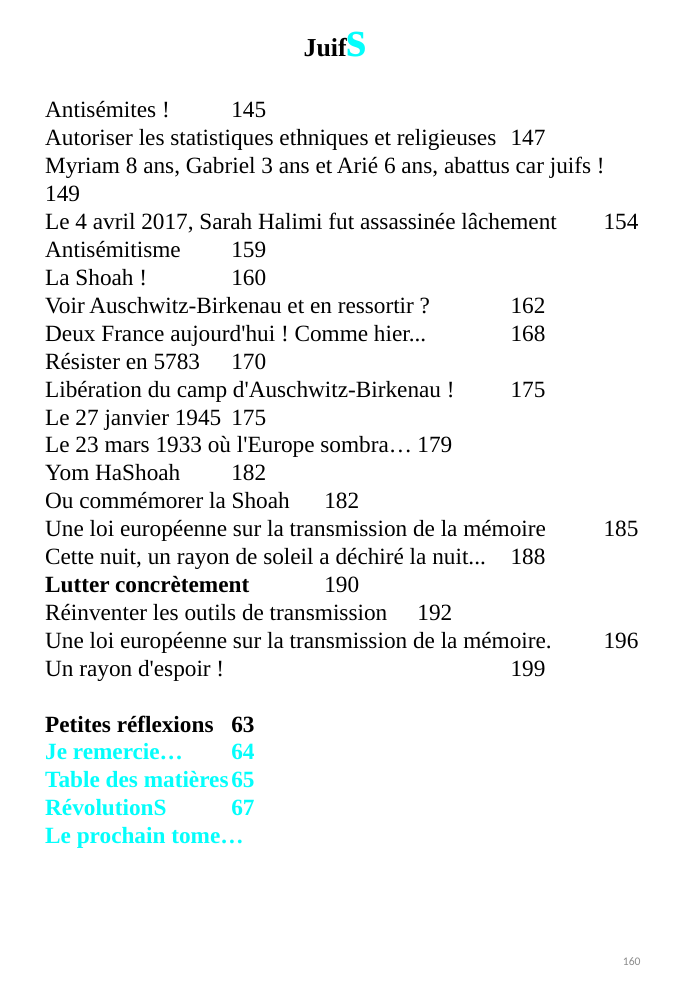
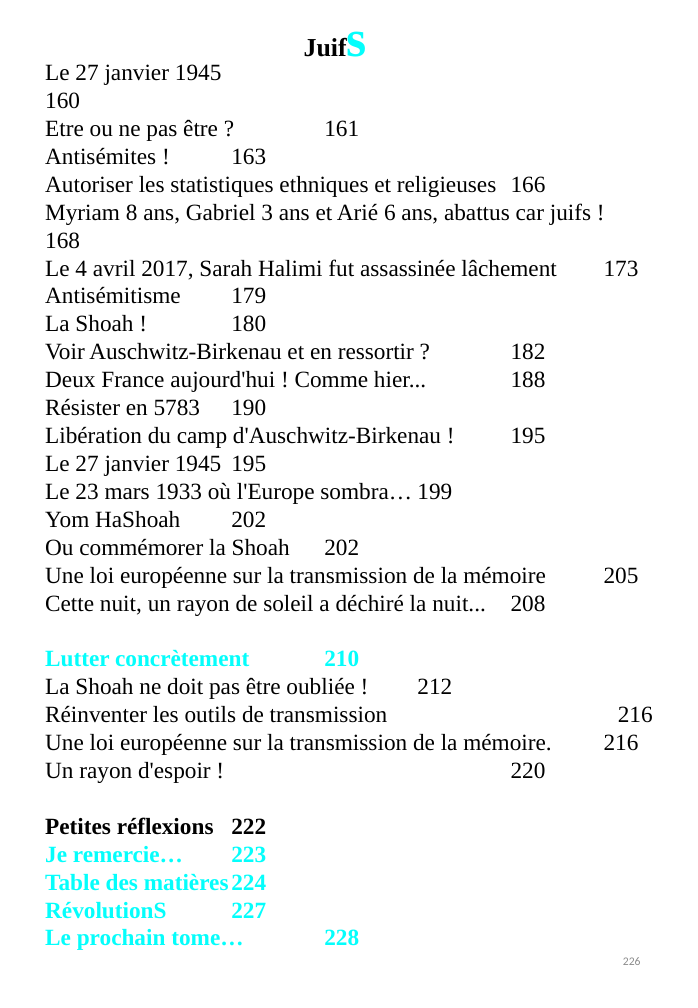
Before and after one commit to BenjaminLOUIS84/e_commerce, a slide deck: slide 226 of e_commerce/public/ppsx/tome2.ppsx (slide 160 before the commit). Drawn at 698x1008 pixels with LibreOffice and Linux fonts; fonts in the diff are those of the drawing. Boxes give left, top, right and bottom in pixels: in the first picture for what was removed or moved away, otherwise in the second. Text is boxed around its words. In the diff, an @@ line names an element or a change of style, - is before the commit and + after.

Commit message:
MAJ

```diff
--- a/e_commerce/public/ppsx/tome2.ppsx
+++ b/e_commerce/public/ppsx/tome2.ppsx
@@ text at box(45, 64, 639, 950): text changed @@
-Antisémites ! 145
-Autoriser les statistiques ethniques et religieuses 147
-Myriam 8 ans, Gabriel 3 ans et Arié 6 ans, abattus car juifs ! 149
-Le 4 avril 2017, Sarah Halimi fut assassinée lâchement 154
-Antisémitisme 159
-La Shoah ! 160
-Voir Auschwitz-Birkenau et en ressortir ? 162
-Deux France aujourd'hui ! Comme hier... 168
-Résister en 5783 170
-Libération du camp d'Auschwitz-Birkenau ! 175
-Le 27 janvier 1945 175
-Le 23 mars 1933 où l'Europe sombra… 179
-Yom HaShoah 182
-Ou commémorer la Shoah 182
-Une loi européenne sur la transmission de la mémoire 185
-Cette nuit, un rayon de soleil a déchiré la nuit... 188
-Lutter concrètement 190
-Réinventer les outils de transmission 192
-Une loi européenne sur la transmission de la mémoire. 196
-Un rayon d'espoir ! 199
-Petites réflexions 63
-Je remercie… 64
-Table des matières 65
-RévolutionS 67
-Le prochain tome…
+Le 27 janvier 1945 160
+Etre ou ne pas être ? 161
+Antisémites ! 163
+Autoriser les statistiques ethniques et religieuses 166
+Myriam 8 ans, Gabriel 3 ans et Arié 6 ans, abattus car juifs ! 168
+Le 4 avril 2017, Sarah Halimi fut assassinée lâchement 173
+Antisémitisme 179
+La Shoah ! 180
+Voir Auschwitz-Birkenau et en ressortir ? 182
+Deux France aujourd'hui ! Comme hier... 188
+Résister en 5783 190
+Libération du camp d'Auschwitz-Birkenau ! 195
+Le 27 janvier 1945 195
+Le 23 mars 1933 où l'Europe sombra… 199
+Yom HaShoah 202
+Ou commémorer la Shoah 202
+Une loi européenne sur la transmission de la mémoire 205
+Cette nuit, un rayon de soleil a déchiré la nuit... 208
+Lutter concrètement 210
+La Shoah ne doit pas être oubliée ! 212
+Réinventer les outils de transmission 216
+Une loi européenne sur la transmission de la mémoire. 216
+Un rayon d'espoir ! 220
+Petites réflexions 222
+Je remercie… 223
+Table des matières 224
+RévolutionS 227
+Le prochain tome… 228
@@ page number at box(623, 957, 641, 965): text changed @@
-160
+226
```
Also in this commit, not shown: 6 other slides changed, 66 slides added.
